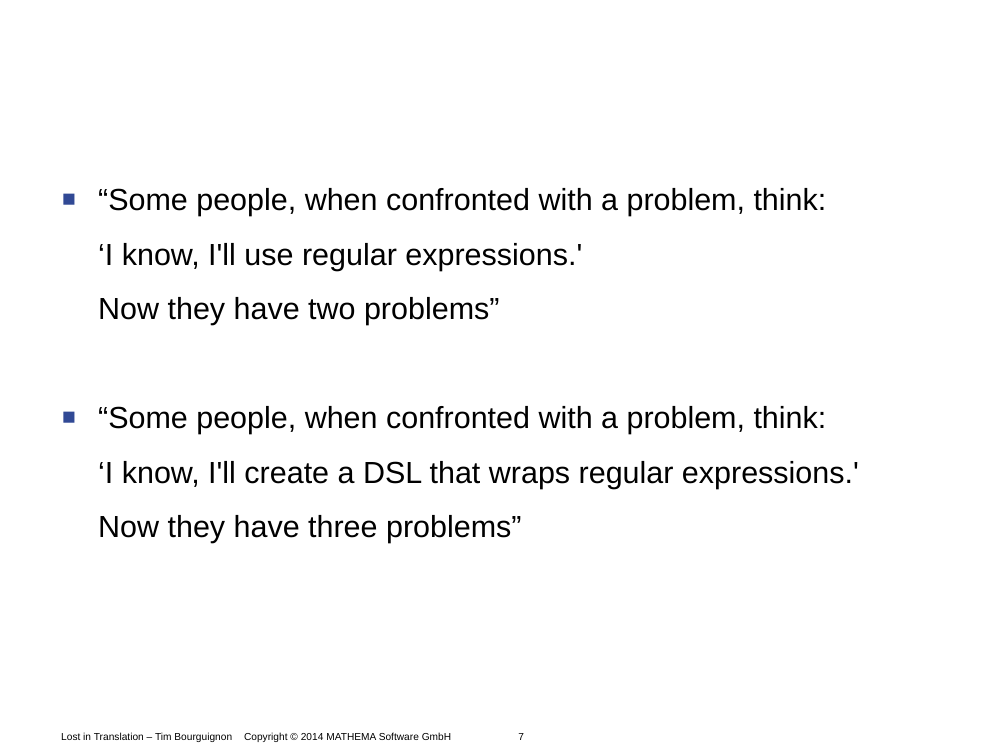
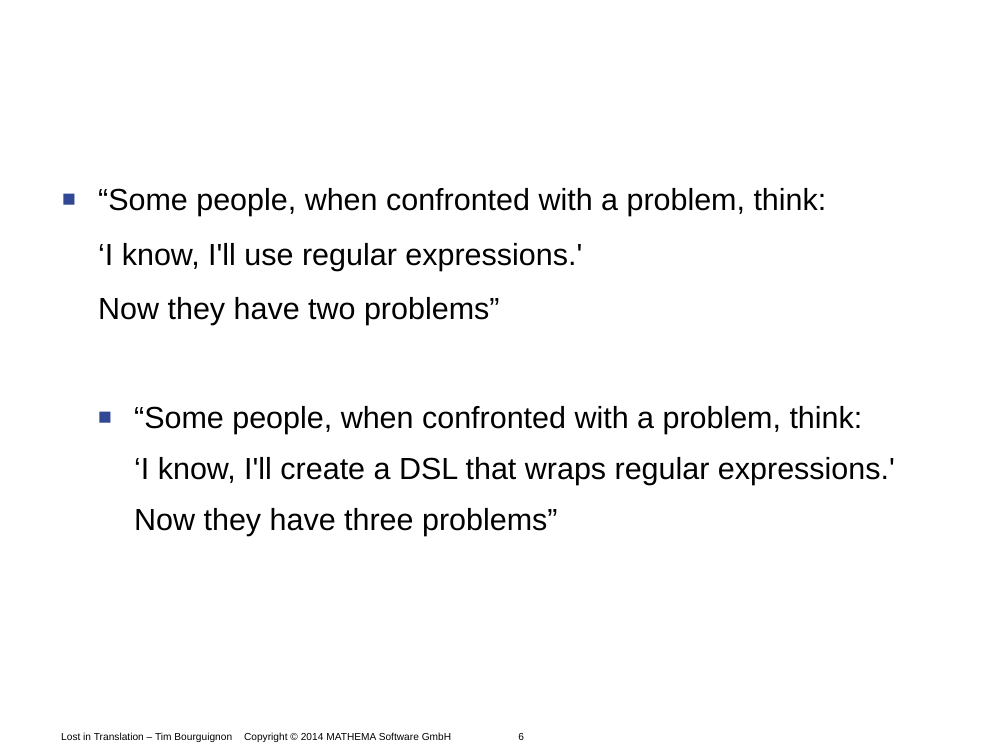
Before and after one commit to Timothep/Talk.LostInTranslation, a slide deck: slide 6 of LostInTranslation.odp (slide 7 before the commit). Drawn at 1008x756 pixels with LibreOffice and Linux fonts; fonts in the diff are those of the drawing; background and template pictures are left out. Boxes give left, top, right and bottom in pixels: in the first picture for what was removed or moved away, otherwise in the second. Text is boxed around its words. In the diff, an @@ line names an element or a change of style, - is before the commit and + after.

```diff
--- a/LostInTranslation.odp
+++ b/LostInTranslation.odp
@@ text at (134,406,895,536): list level 1 to 2 in "“Some people, when confronted with ..."; list level 1 to 2 in "‘I know, I'll create a ..."; list level 1 to 2 in "Now they have three problems”" @@
@@ text at (61,732,524,742): text changed @@
-Lost in Translation – Tim Bourguignon Copyright © 2014 MATHEMA Software GmbH 7
+Lost in Translation – Tim Bourguignon Copyright © 2014 MATHEMA Software GmbH 6
```
Also in this commit, not shown: 25 other slides changed, 5 slides added, 4 slides removed.
